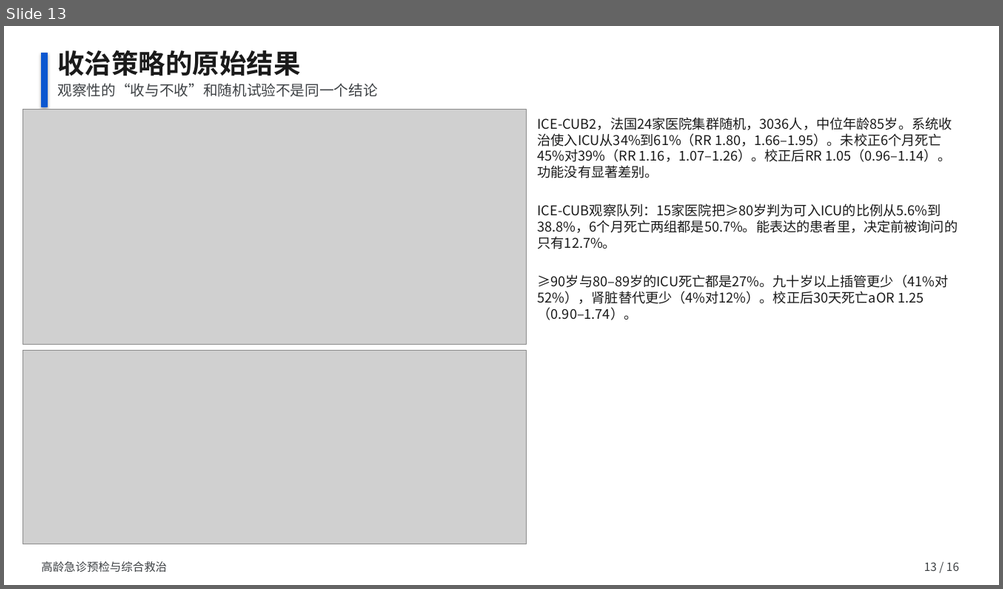
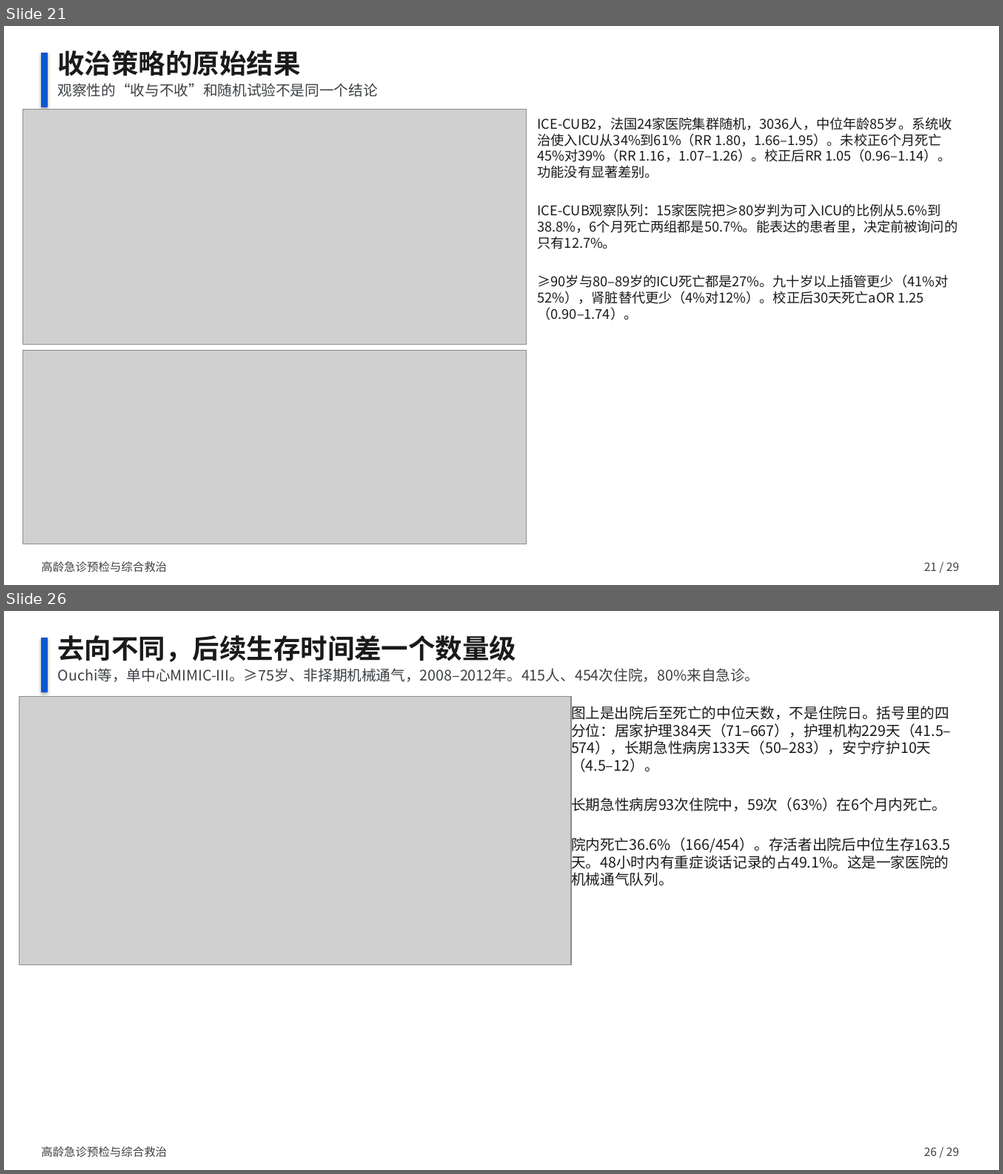
Before and after one commit to ttacuy/shania, a slide deck: evidence/elderly-ed-decision/高龄急诊预检与综合救治.pptx. Shown one above the other, each under a label of ours: slide 13 before the commit, slides 21 and 26 after it; the slides between them are not shown. The pictures are 1003x589 and 1003x1174 pixels, drawn with LibreOffice and Linux fonts; fonts in the diff are those of the drawing; grey boxes stand for pictures. Boxes give left, top, right and bottom in pixels: in the first picture for what was removed or moved away, otherwise in the second. Text is boxed around its words. In the diff, an @@ line names an element or a change of style, - is before the commit and + after.

```diff
--- a/evidence/elderly-ed-decision/高龄急诊预检与综合救治.pptx
+++ b/evidence/elderly-ed-decision/高龄急诊预检与综合救治.pptx
@@ slide 26 added at <box>4,611,999,1170</box>, background #FFFFFF @@
@@ rectangle added at <box>41,638,47,692</box>, fill #0B57D0, outline #0B57D0 1 pt @@
@@ text added at <box>58,635,516,662</box>, 26 pt, text #1A1A1A, bold @@
+去向不同，后续生存时间差一个数量级
@@ text added at <box>58,668,760,682</box>, 14 pt, text #3C4043 @@
+Ouchi等，单中心MIMIC-III。≥75岁、非择期机械通气，2008–2012年。415人、454次住院，80%来自急诊。
@@ picture added at <box>19,697,571,965</box> @@
@@ text added at <box>571,703,950,889</box>, 14 pt, text #1A1A1A @@
+图上是出院后至死亡的中位天数，不是住院日。括号里的四分位：居家护理384天（71–667），护理机构229天（41.5–574），长期急性病房133天（50–283），安宁疗护10天（4.5–12）。
+长期急性病房93次住院中，59次（63%）在6个月内死亡。
+院内死亡36.6%（166/454）。存活者出院后中位生存163.5天。48小时内有重症谈话记录的占49.1%。这是一家医院的机械通气队列。
@@ text added at <box>41,1147,167,1157</box>, 11 pt, text #3C4043 @@
+高龄急诊预检与综合救治
@@ text added at <box>924,1147,959,1156</box>, 11 pt, text #3C4043 @@
+26 / 29
@@ what was slide 13 is now slide 21 @@
@@ slide 21 changed as well @@
@@ text at <box>924,562,959,571</box>: text changed @@
-13 / 16
+21 / 29
```
Also in this commit, not shown: 15 other slides changed, 12 other slides added, 15 other files.
